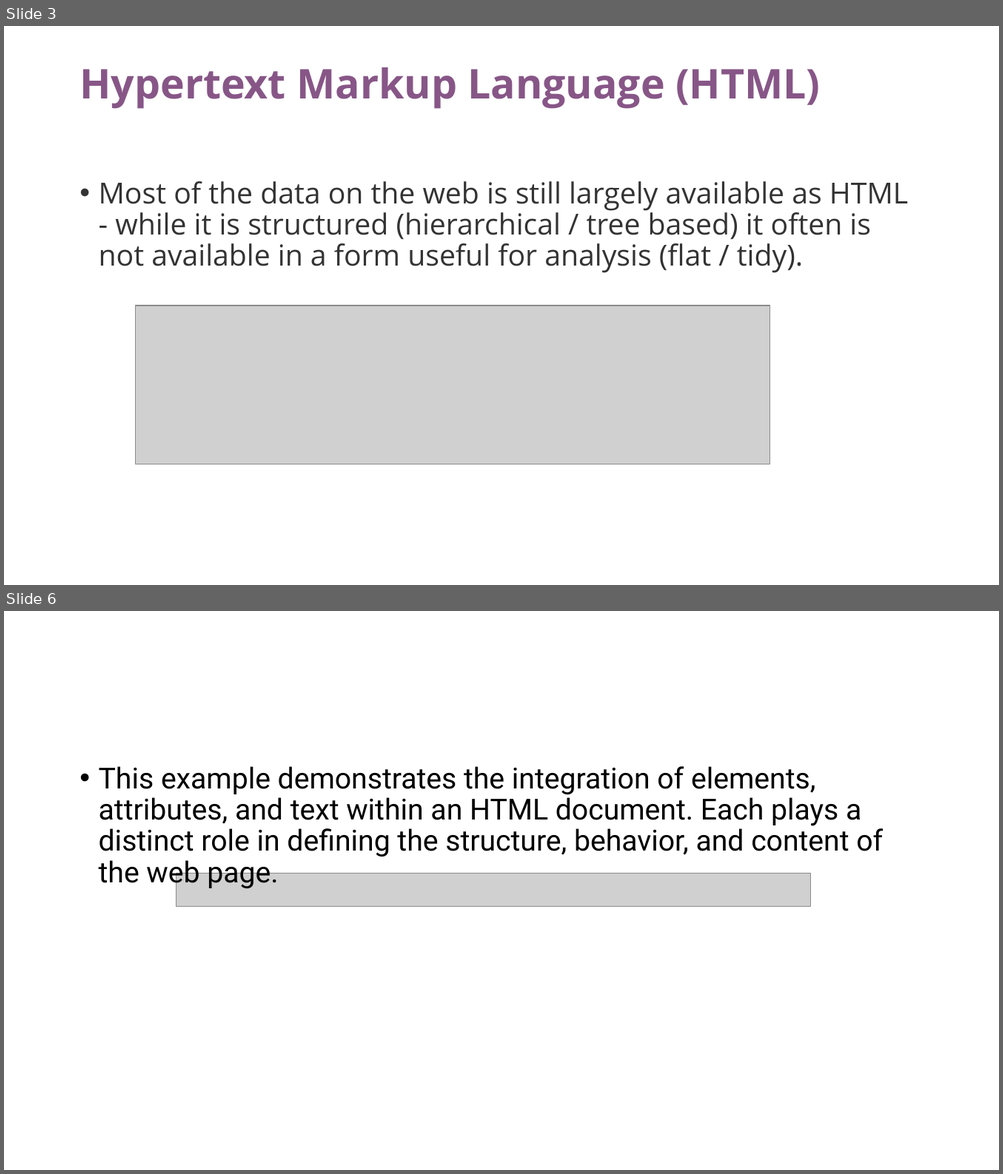
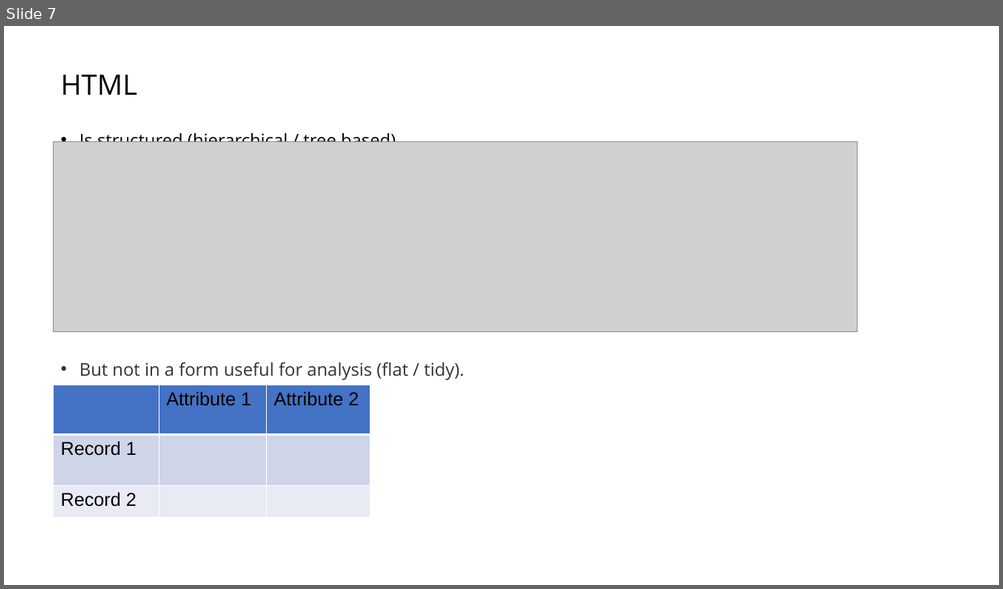
Before and after one commit to IshitaGopal/TRIADS_workshops, a slide deck: intro_to_web_scraping/intro_web_scraping_python.pptx. Shown one above the other, each under a label of ours: slides 3 and 6 before the commit, slide 7 after it; the slides between them are not shown. The pictures are 1003x1174 and 1003x589 pixels, drawn with LibreOffice and Linux fonts; fonts in the diff are those of the drawing; grey boxes stand for pictures. Boxes give left, top, right and bottom in pixels: in the first picture for what was removed or moved away, otherwise in the second. Text is boxed around its words. In the diff, an @@ line names an element or a change of style, - is before the commit and + after.

```diff
--- a/intro_to_web_scraping/intro_web_scraping_python.pptx
+++ b/intro_to_web_scraping/intro_web_scraping_python.pptx
@@ slide 6 removed at <box>4,611,999,1170</box>, background #FFFFFF @@
@@ text removed at <box>99,766,882,890</box> @@
-• This example demonstrates the integration of elements, attributes, and text within an HTML document. Each plays a distinct role in defining the structure, behavior, and content of the web page.
@@ picture removed at <box>176,874,811,907</box> @@
@@ what was slide 3 is now slide 7 @@
@@ slide 7 changed as well @@
@@ title removed at <box>79,67,819,109</box> @@
-Hypertext Markup Language (HTML)
@@ text at <box>61,74,464,380</box>: text changed; size 28 to 17 pt @@
-• Most of the data on the web is still largely available as HTML - while it is structured (hierarchical / tree based) it often is not available in a form useful for analysis (flat / tidy).
+HTML
+• Is structured (hierarchical / tree based)
+• But not in a form useful for analysis (flat / tidy).
@@ picture: place and size @@
-picture at <box>135,306,769,465</box>
+picture at <box>54,141,856,332</box>
@@ table added at <box>54,386,370,520</box>, 3 rows, 3 columns @@
+ | Attribute 1 | Attribute 2
+Record 1 |  | 
+Record 2 |  | 
```
Also in this commit, not shown: 3 other slides changed, 10 slides added, 2 other slides removed, 26 other files.
